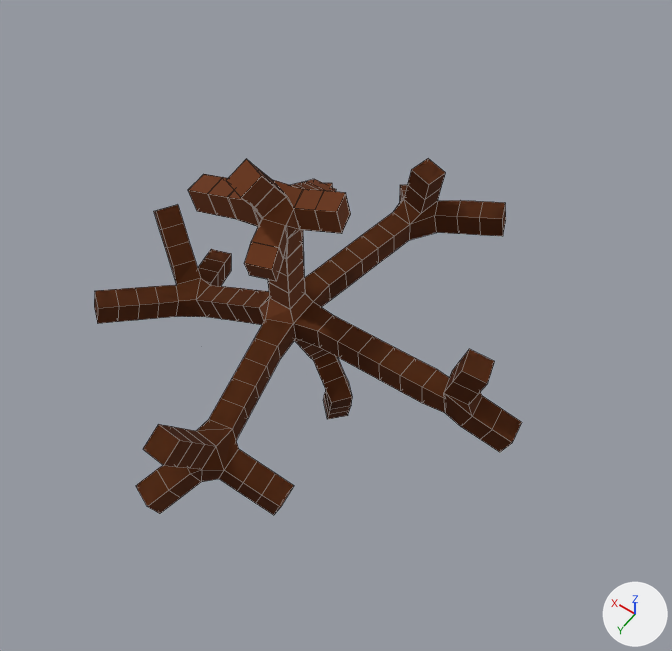
A saved change to the Blender file Assets/models/tree big.blend.
Both versions are drawn from a 50 mm lens placed at (-7.19, 10.04, 19.02), pointed at (-0.81, 1.1, 4.97). Arrows for +X, +Y and +Z are at lower right; the lights stay in place. Mesh edges are drawn as thin lines.
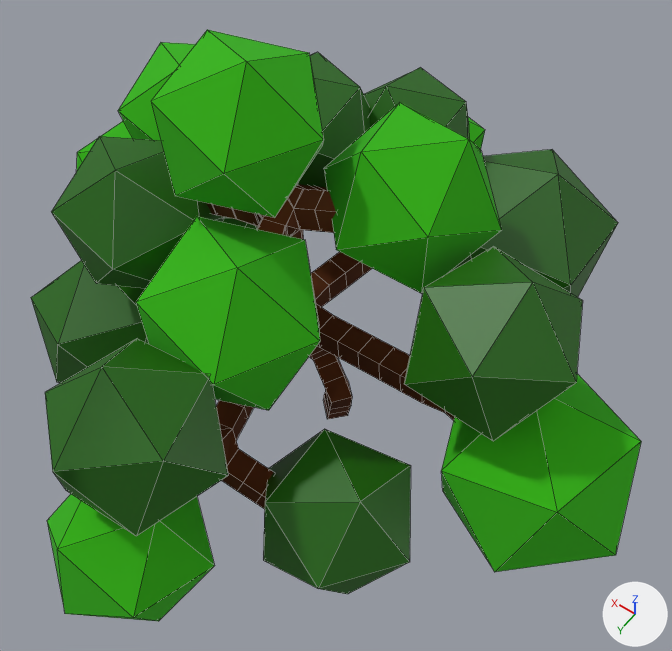
Location of each change, [x1, y1, x2, y2] in pixels of the pictures (672 x 651 px):
'Icosphere.007', shown (green)
    after: [31, 30, 641, 621]
'Icosphere.017', shown (green)
    after: [45, 339, 163, 536]
'Cube.001', unchanged, covered by the edit
    before: [94, 158, 522, 482]
    after: [216, 185, 455, 465]
'Cube', unchanged, covered by the edit
    before: [95, 160, 505, 515]
    after: [207, 184, 336, 509]

The change, as a diff of the scene's bpy script:
```diff
--- a/Assets/models/tree big.blend.py
+++ b/Assets/models/tree big.blend.py
@@ ob_icosphere_007 @@
 ob_icosphere_007.scale = (1.58, 1.58, 1.58)
-ob_icosphere_007.hide_set(True)  # its collection is switched off
@@ ob_icosphere_017 @@
 ob_icosphere_017.scale = (1.62, 1.62, 1.62)
-ob_icosphere_017.hide_set(True)  # its collection is switched off
```
